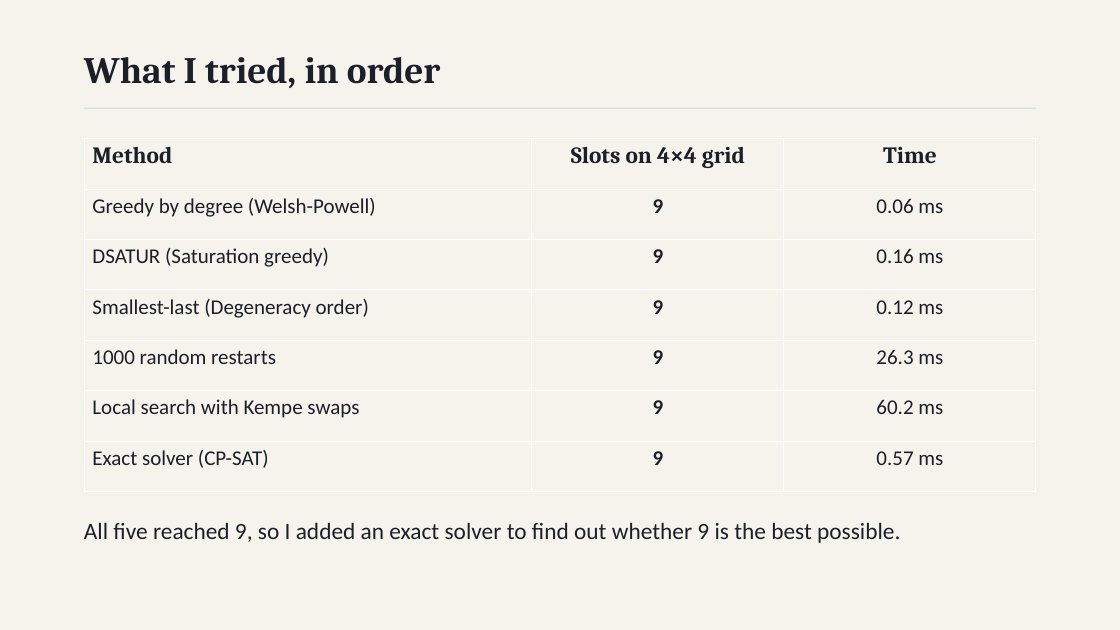
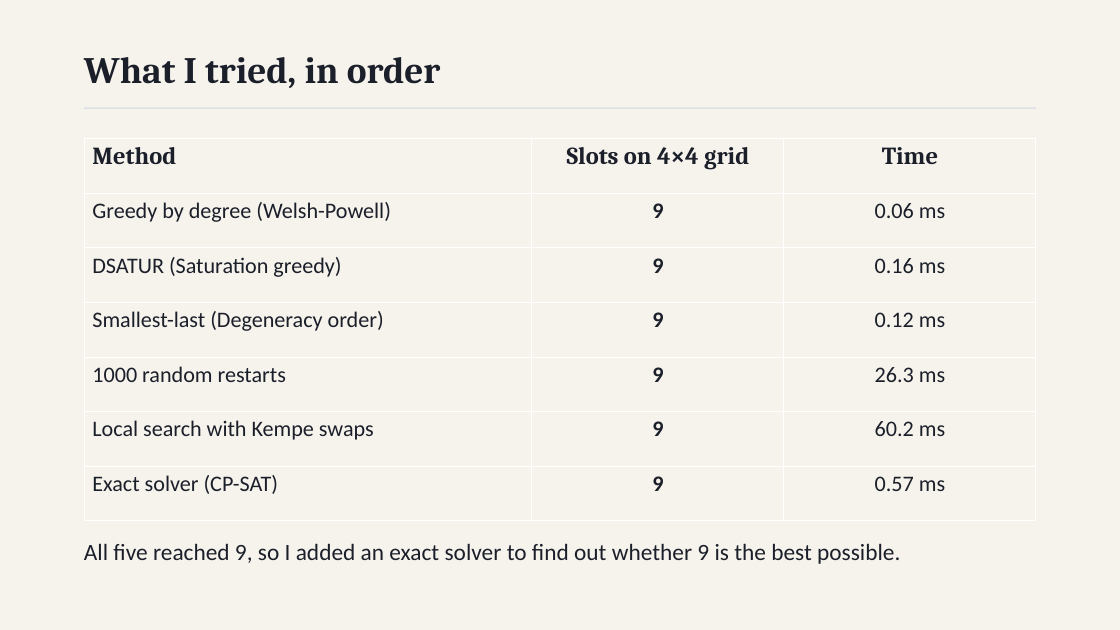
Before and after one commit to athishio/tdma-schedule-optimizer, a slide deck: slide 4 of docs/presentation.pptx. Drawn at 1120x630 pixels with LibreOffice and Linux fonts; fonts in the diff are those of the drawing. Boxes give left, top, right and bottom in pixels: in the first picture for what was removed or moved away, otherwise in the second. Text is boxed around its words. In the diff, an @@ line names an element or a change of style, - is before the commit and + after.

```diff
--- a/docs/presentation.pptx
+++ b/docs/presentation.pptx
@@ table at (84,139,1036,521) @@
@@ size 20 to 21 pt in "Method", "Slots on 4×4 grid", "Time" @@
@@ size 18 to 19 pt in "Greedy by degree (Welsh-Powell)", "9", "0.06 ms", "DSATUR (Saturation greedy)" and 14 more places @@
@@ text "All five reached 9, so ...": place and size @@
-text "All five reached 9, so ..." at (84,522,900,543)
+text "All five reached 9, so ..." at (84,543,900,564)
```
Also in this commit, not shown: 3 other slides changed, 4 other files.
